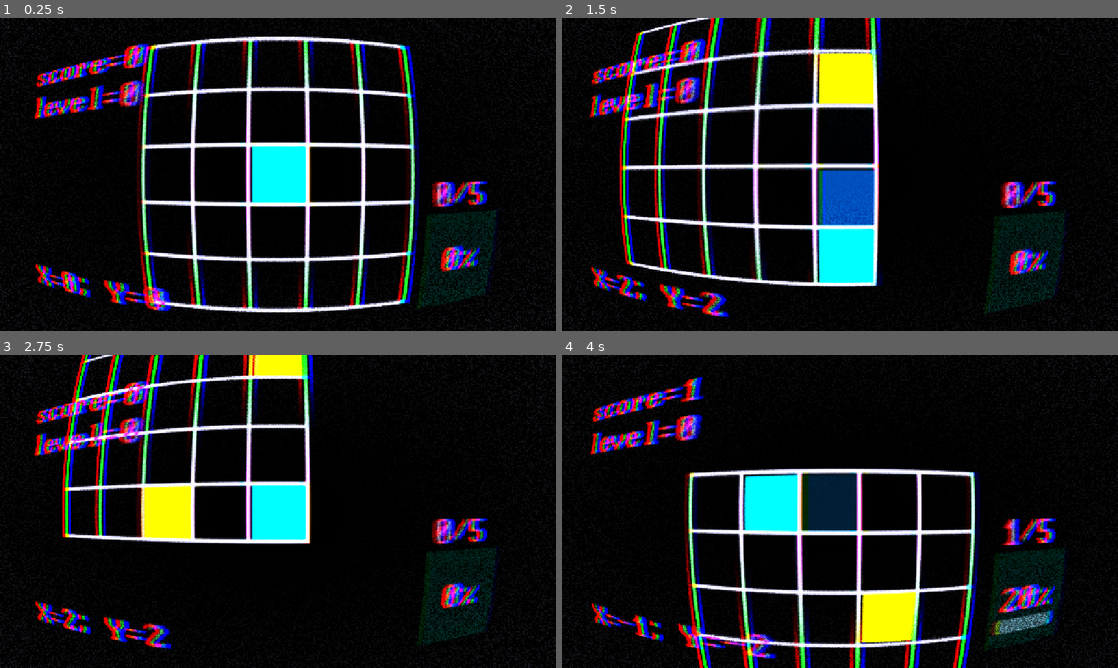
Above: before the commit, frames 1-4 (two rows, left to right).
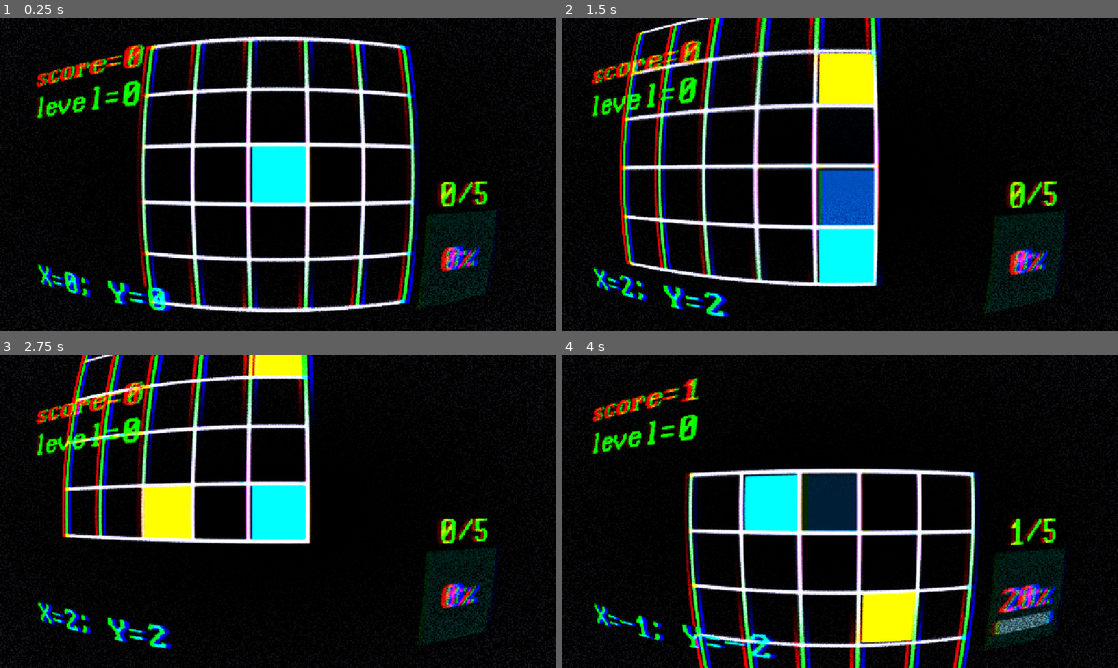
Above: after the commit, the same moments.

Repository: maseyonok421/maseyonok-sTestGameAboutPointThatCanMoveIn4DirectionsOnGrid
Game: Godot game, scene res://scenes/game.tscn
The game is run twice, just before and just after one commit, with the same random seed, the same clock (stepped at 60 frames per second) and the same inputs.
Inputs:
- Up to frame 1 (0.25 s): no input
- Up to frame 2 (1.5 s): hold Right (ui_right) 0.53-1.28 s; hold Down (ui_down) from 1.28 s (still down)
- Up to frame 3 (2.75 s): release Down (ui_down) at 2.03 s; hold Right (ui_right) from 2.03 s (still down)
- Up to frame 4 (4 s): release Right (ui_right) at 2.78 s; hold Up (ui_up) 2.78-3.53 s; hold Left (ui_left) from 3.53 s (still down)

The runs differ from the first frame. In frame 1, 3.4% of the frame differs, in the area x 6-88%, y 8-94%; in frame 2, 3.4%, in the area x 5-90%, y 6-96%; in frame 3, 3.3%; in frame 4, 3.4%.

Commit message:
[C] Better Label Colors

Diff:
--- a/prefabs/camera.tscn
+++ b/prefabs/camera.tscn
@@ -40,7 +40,7 @@
 offset_top = -189.0
 offset_right = -184.0
 offset_bottom = -111.0
-theme_override_colors/font_color = Color(1.034, 0.563, 1.353, 1)
+theme_override_colors/font_color = Color(1.353256, 0.61516815, 0, 1)
 theme_override_fonts/font = ExtResource("2_6ayxh")
 theme_override_font_sizes/font_size = 50
 text = "dsdfdfs"
@@ -50,7 +50,7 @@
 offset_top = -133.0
 offset_right = -215.0
 offset_bottom = -55.0
-theme_override_colors/font_color = Color(1.034, 0.563, 1.353, 1)
+theme_override_colors/font_color = Color(0.29585347, 1.0130028, 0, 1)
 theme_override_fonts/font = ExtResource("2_6ayxh")
 theme_override_font_sizes/font_size = 50
 text = "sdfdsf"
@@ -60,17 +60,17 @@
 offset_top = 148.0
 offset_right = -215.0
 offset_bottom = 226.0
-theme_override_colors/font_color = Color(1.034, 0.563, 1.353, 1)
+theme_override_colors/font_color = Color(0, 1.0601147, 1.007768, 1)
 theme_override_fonts/font = ExtResource("2_6ayxh")
 theme_override_font_sizes/font_size = 50
 text = "sdfdsf"
 
 [node name="xpInfoLabel" type="Label" parent="."]
-offset_left = 161.0
+offset_left = 169.0
 offset_top = 4.0
-offset_right = 354.0
+offset_right = 362.0
 offset_bottom = 82.0
-theme_override_colors/font_color = Color(1.034, 0.563, 1.353, 1)
+theme_override_colors/font_color = Color(0.6859463, 0.9153072, 0, 1)
 theme_override_fonts/font = ExtResource("2_6ayxh")
 theme_override_font_sizes/font_size = 50
 text = "sdfdsf"
